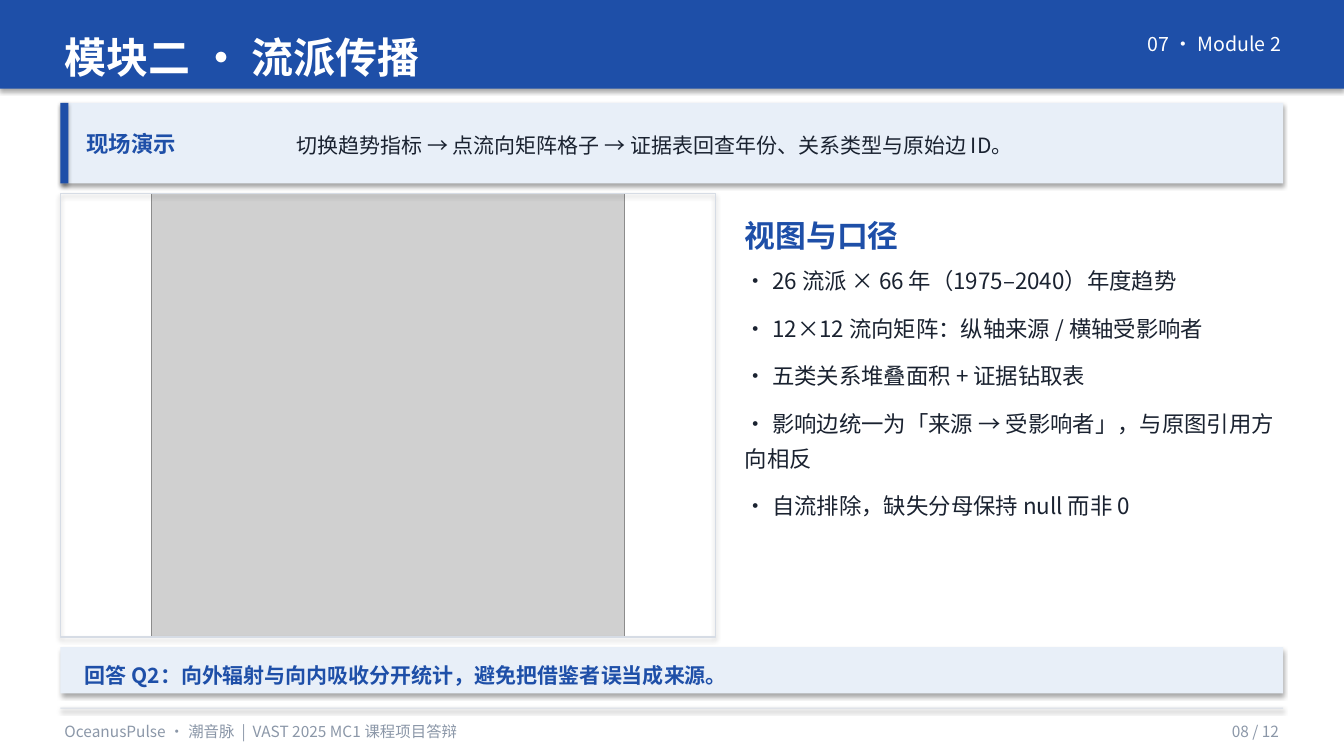
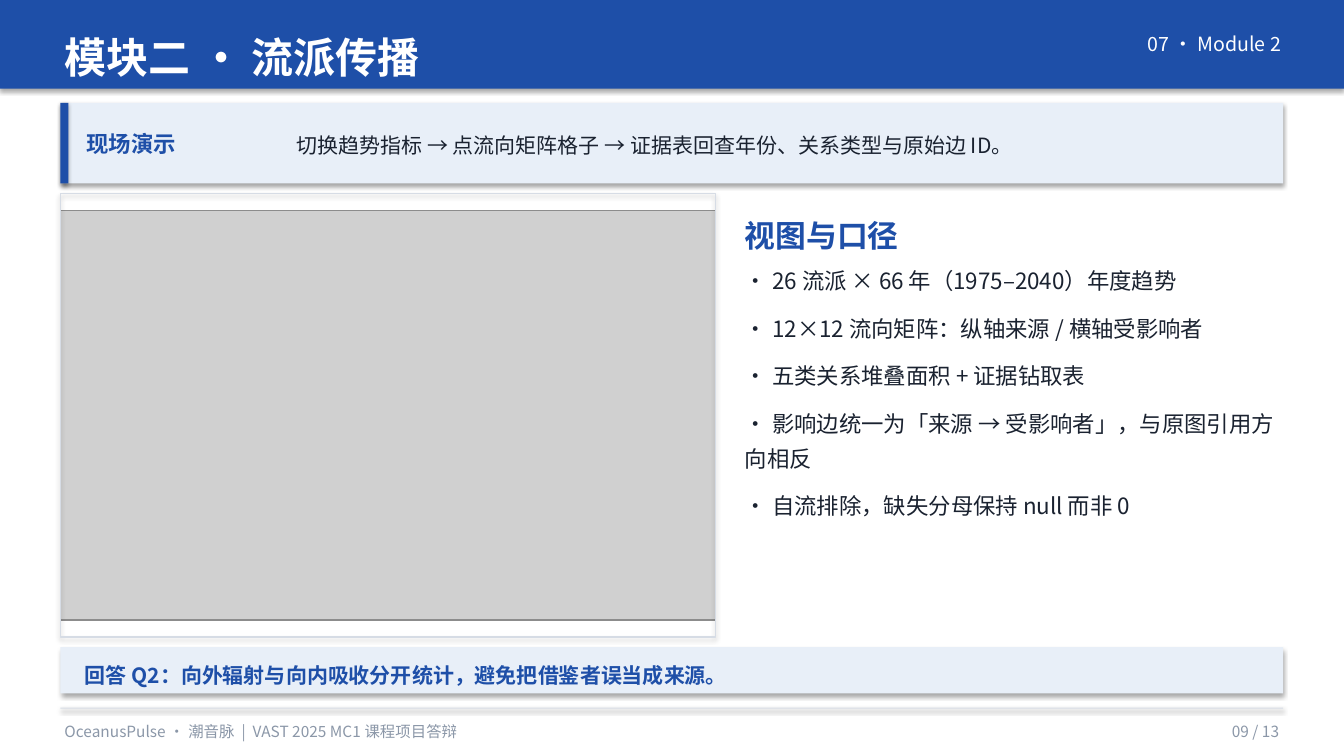
Before and after one commit to LJL-11/vast2025-mc1-oceanuspulse, a slide deck: slide 9 of report/项目汇报.pptx (slide 8 before the commit). Drawn at 1344x756 pixels with LibreOffice and Linux fonts; fonts in the diff are those of the drawing; grey boxes stand for pictures. Boxes give left, top, right and bottom in pixels: in the first picture for what was removed or moved away, otherwise in the second. Text is boxed around its words. In the diff, an @@ line names an element or a change of style, - is before the commit and + after.

```diff
--- a/report/项目汇报.pptx
+++ b/report/项目汇报.pptx
@@ picture: place and size @@
-picture at bbox=[151, 194, 624, 637]
+picture at bbox=[60, 211, 716, 620]
@@ text at bbox=[1232, 725, 1279, 737]: text changed @@
-08 / 12
+09 / 13
```
Also in this commit, not shown: 10 other slides changed, 1 slide added, 29 other files.
